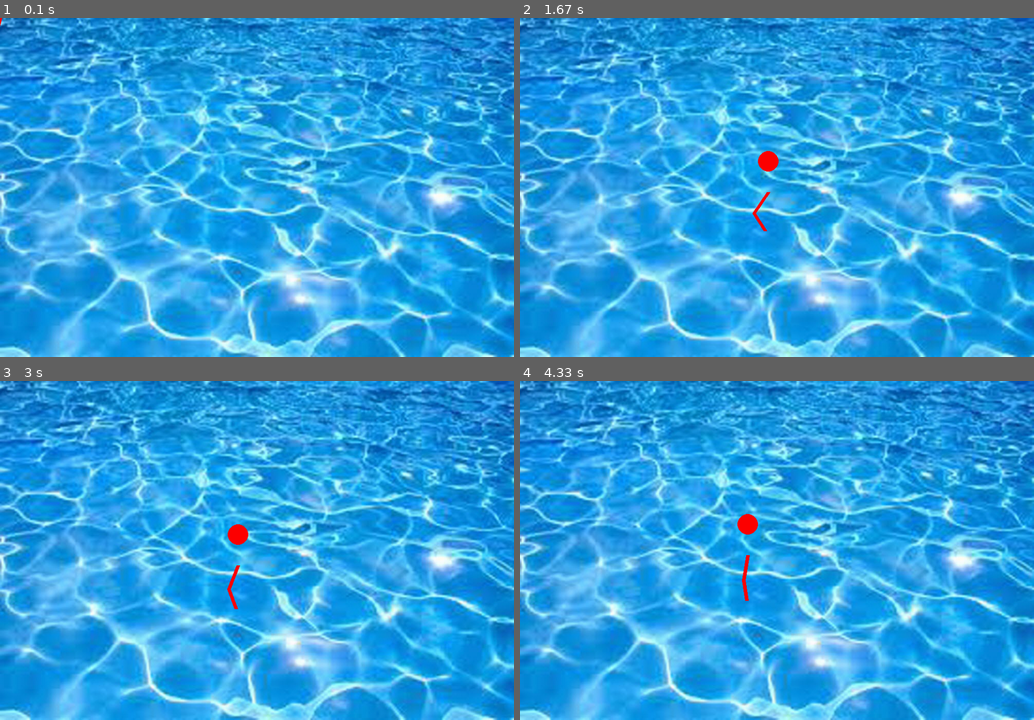
Above: before the commit, frames 1-4 (two rows, left to right).
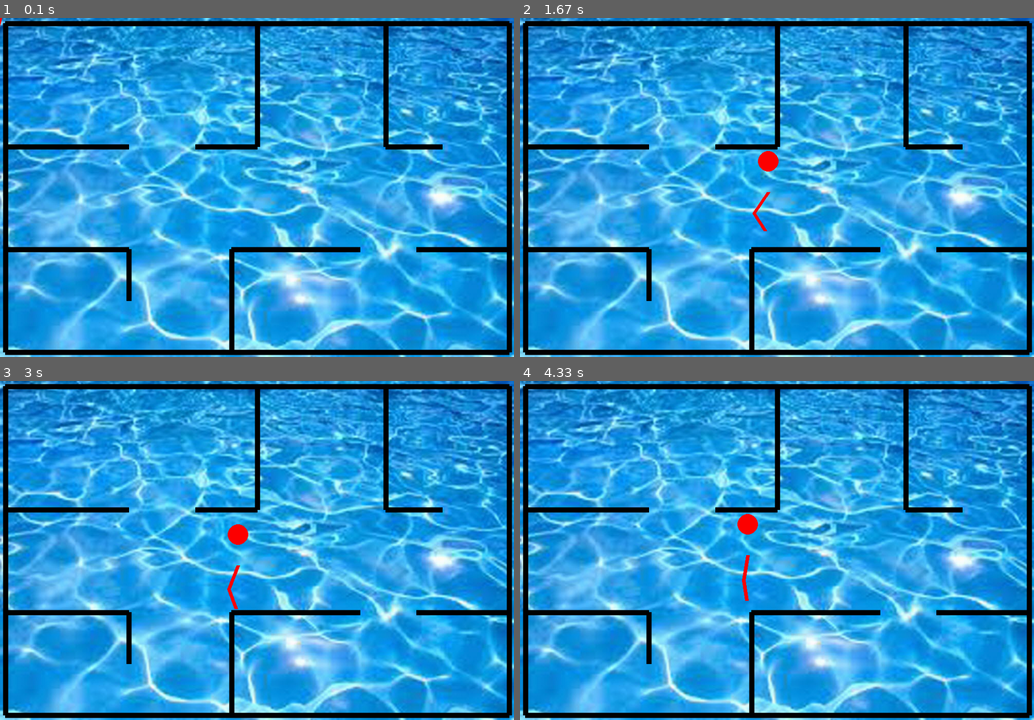
Above: after the commit, the same moments.

Repository: latuszek-piotr/gimnazjum-pygame
Game: pygame game, started from ludzik_dawida.py
Two runs of this game, one before a commit and one after it. Both use one fixed random seed, a clock stepped at 60 frames per second and the inputs below. The source is Python 2; it was converted automatically to run under Python 3.
Inputs (mouse positions are in pixels of both pictures, inside the frame that each line leads up to):
- Up to frame 1 (0.1 s): no input
- Up to frame 2 (1.67 s): hold Right 0.33-0.8 s; move the mouse to (756, 201) at 0.37 s; hold Up 0.83-1.33 s; hold Right from 1.37 s (still down)
- Up to frame 3 (3 s): release Right at 1.97 s; hold Left 2-2.65 s; hold Down from 2.68 s (still down)
- Up to frame 4 (4.33 s): release Down at 3.37 s; hold Left 3.4-4.1 s; hold Up from 4.13 s (still down)

The runs differ from the first frame. In frame 1, 8.6% of the frame differs, in the area x 0-100%, y 0-100%; in frame 2, 8.6%; in frame 3, 8.6%; in frame 4, 8.6%.

Commit message:
animacja linii z uzyciem funkcji trygonometrycznych

Diff:
--- a/ludzik_dawida.py
+++ b/ludzik_dawida.py
@@ -3,7 +3,7 @@
 from pygame.locals import QUIT
 import time
 import math
-
+import sale
 
 ostatnio_x = 0
 ostatnio_y = 0
@@ -11,6 +11,7 @@
 red = (255,0,0)
 green = (0,255,0)
 grafika_wody = pygame.image.load('grafika/woda.jpg')
+
 
 def pobierz_wspolrzedne(event, x, y):
     if event.type == pygame.KEYDOWN:
@@ -29,7 +30,6 @@
     elif event.type == pygame.MOUSEMOTION:
         x, y = pygame.mouse.get_pos()
     return x, y
-
 
 kat = 90
 kierunek = 1
@@ -105,6 +105,8 @@
 
             # draw_figure(event, screen, x, y)
             draw_ludek(screen, x, y)
+
+            sale.draw_mapa(screen)
             ostatnio_x, ostatnio_y = x, y
 
             pygame.display.flip()
--- /dev/null
+++ b/sale.py
@@ -0,0 +1,29 @@
+import pygame
+
+def draw_mapa (screen):
+    grubosc=10
+    kolor_sciany= (0,0,0)
+    gorna_sciana= [(10,10),(990,10)]
+    lewa_sciana=  [(10,10),(10,650)]
+    dolna_sciana= [(10,650),(990,650)]
+    prawa_sciana= [(990,10),(990,650)]
+    pierwsza_sala= [(10,450),(250,450),(250,550)]
+    druga_sala= [(750,10),(750,250),(860,250)]
+    wielka_sala1= [(10,250),(250,250)]
+    wielka_sala2= [(380,250),(500,250),(500,10)]
+    duza_sala1= [(450,650),(450,450), (700,450)]
+    duza_sala2= [(810,450),(990,450)]
+
+
+
+
+    pygame.draw.lines(screen, kolor_sciany, False, gorna_sciana, grubosc)
+    pygame.draw.lines(screen, kolor_sciany, False, lewa_sciana, grubosc)
+    pygame.draw.lines(screen, kolor_sciany, False,dolna_sciana, grubosc)
+    pygame.draw.lines(screen, kolor_sciany, False, prawa_sciana, grubosc)
+    pygame.draw.lines(screen, kolor_sciany, False, pierwsza_sala, grubosc)
+    pygame.draw.lines(screen, kolor_sciany, False, druga_sala, grubosc)
+    pygame.draw.lines(screen, kolor_sciany, False, wielka_sala1, grubosc)
+    pygame.draw.lines(screen, kolor_sciany, False, wielka_sala2, grubosc)
+    pygame.draw.lines(screen, kolor_sciany, False, duza_sala1, grubosc)
+    pygame.draw.lines(screen, kolor_sciany, False, duza_sala2, grubosc)
